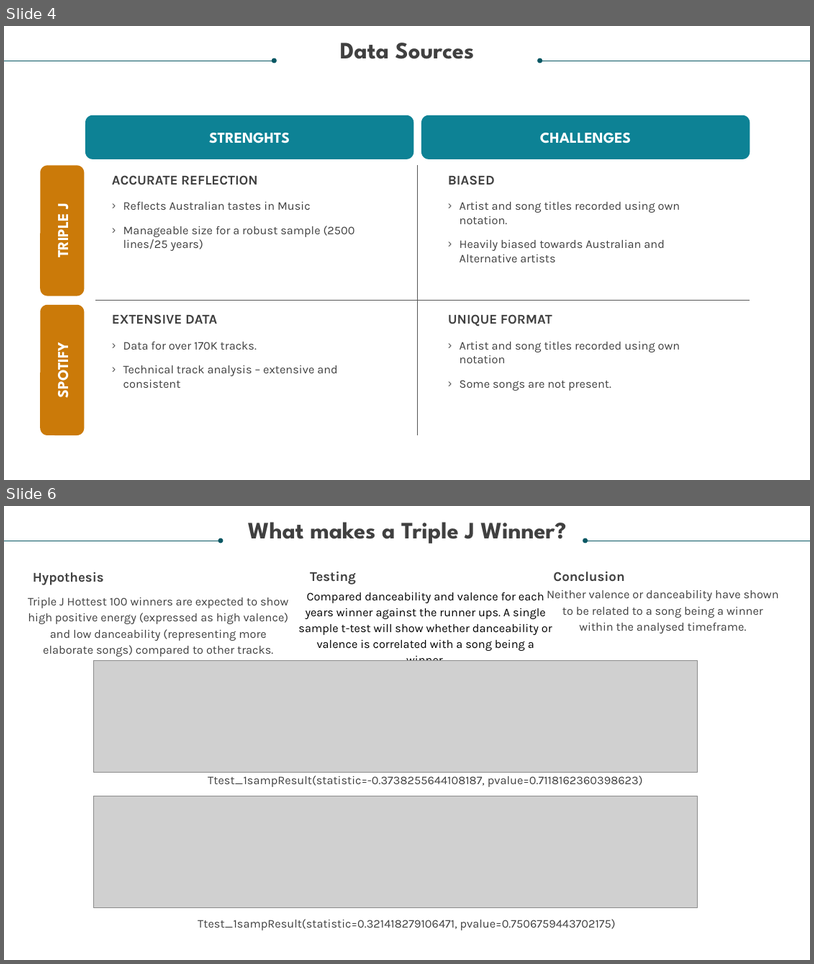
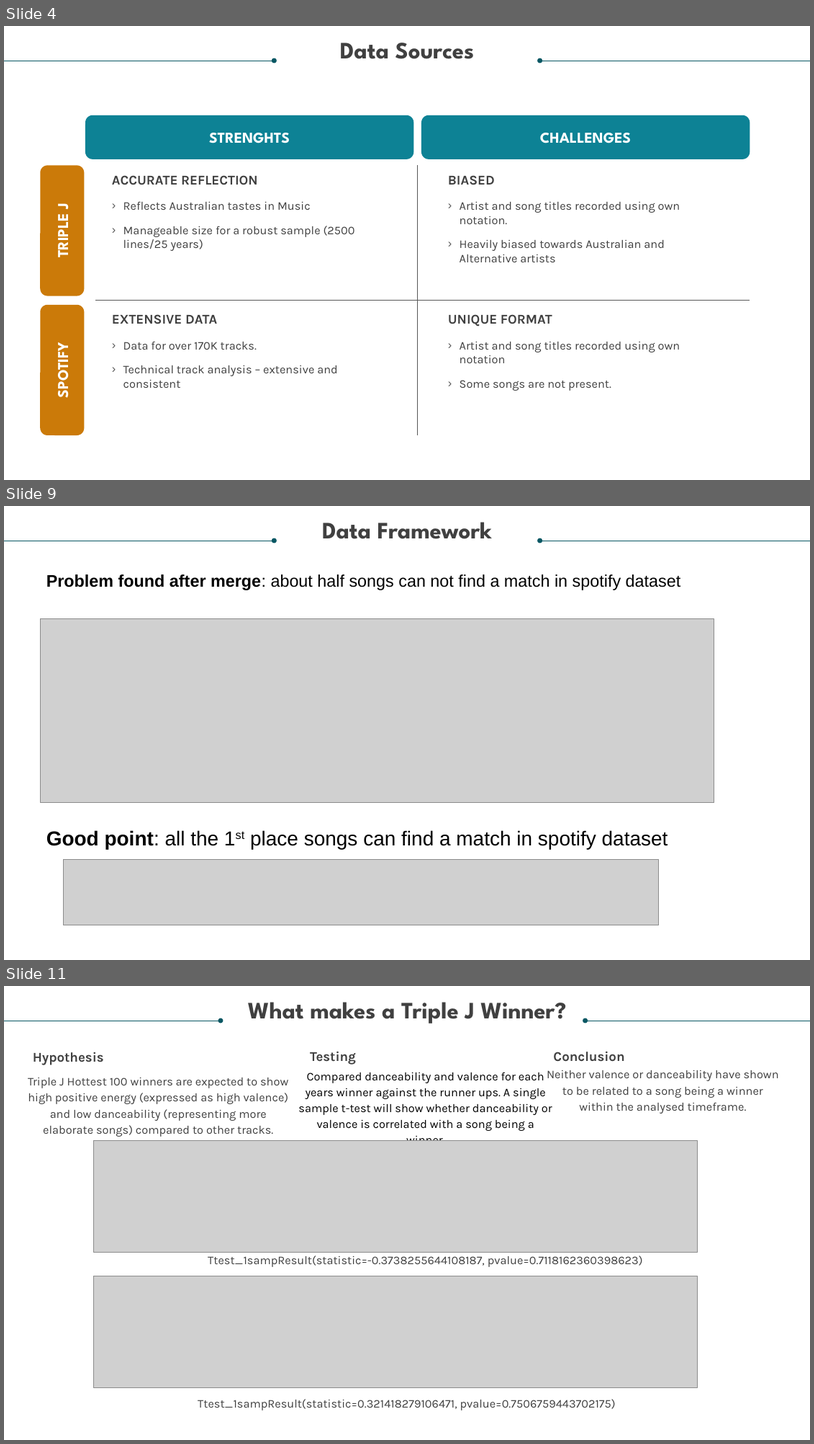
Before and after one commit to relaernu/project_1, a slide deck: Dancing Through The Decades - Final Draft.pptx. Shown one above the other, each under a label of ours: slides 4 and 6 before the commit, slides 4, 9 and 11 after it; the slides between them are not shown. The pictures are 814x964 and 814x1444 pixels, drawn with LibreOffice and Linux fonts; fonts in the diff are those of the drawing; grey boxes stand for pictures. Boxes give left, top, right and bottom in pixels: in the first picture for what was removed or moved away, otherwise in the second. Text is boxed around its words. In the diff, an @@ line names an element or a change of style, - is before the commit and + after.

```diff
--- a/Dancing Through The Decades - Final Draft.pptx
+++ b/Dancing Through The Decades - Final Draft.pptx
@@ slide 9 added at box(4, 506, 810, 960), background #FFFFFF @@
@@ text added at box(322, 522, 492, 539), 28 pt, text #404040, bold @@
+Data Framework
@@ arrow added from (4, 541) to (275, 541), #085764 0.5 pt @@
@@ arrow added from (810, 541) to (540, 541), #085764 0.5 pt @@
@@ text added at box(46, 574, 682, 590), 20 pt, text #000000 @@
+Problem found after merge: about half songs can not find a match in spotify dataset
@@ picture added at box(40, 618, 715, 802) @@
@@ text added at box(46, 830, 669, 849), 24 pt, text #000000 @@
+Good point: all the 1st place songs can find a match in spotify dataset
@@ picture added at box(63, 859, 659, 924) @@
@@ what was slide 6 is now slide 11 @@
```
Also in this commit, not shown: 1 slide changed, 4 other slides added, 1 other file.
